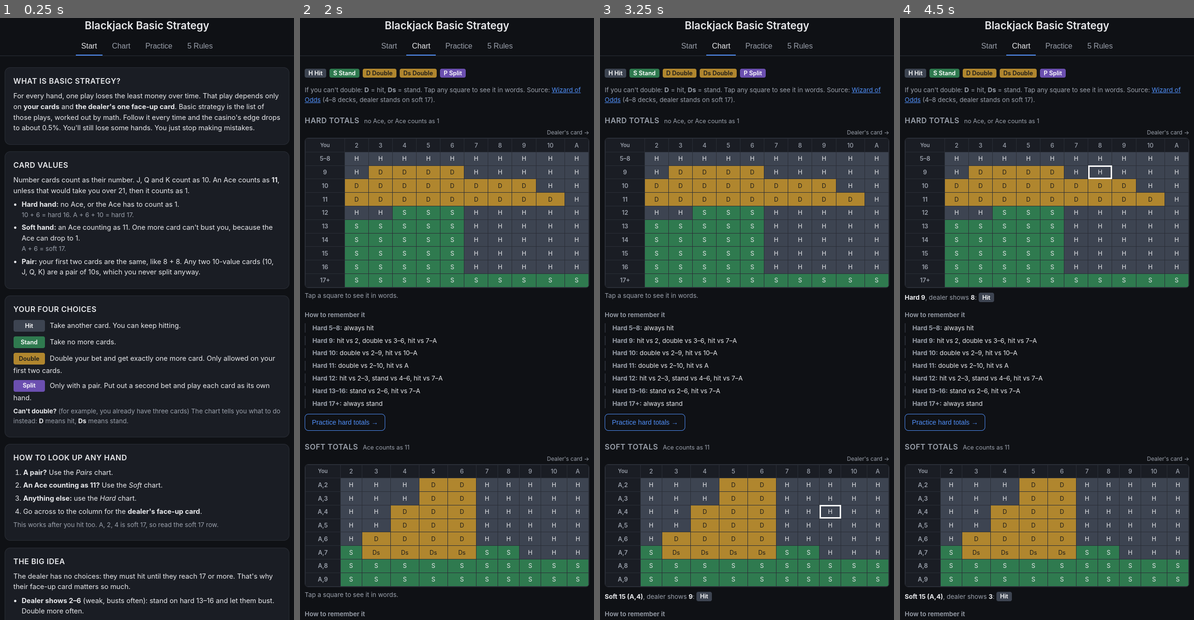
Above: before the commit, frames 1-4 (left to right).
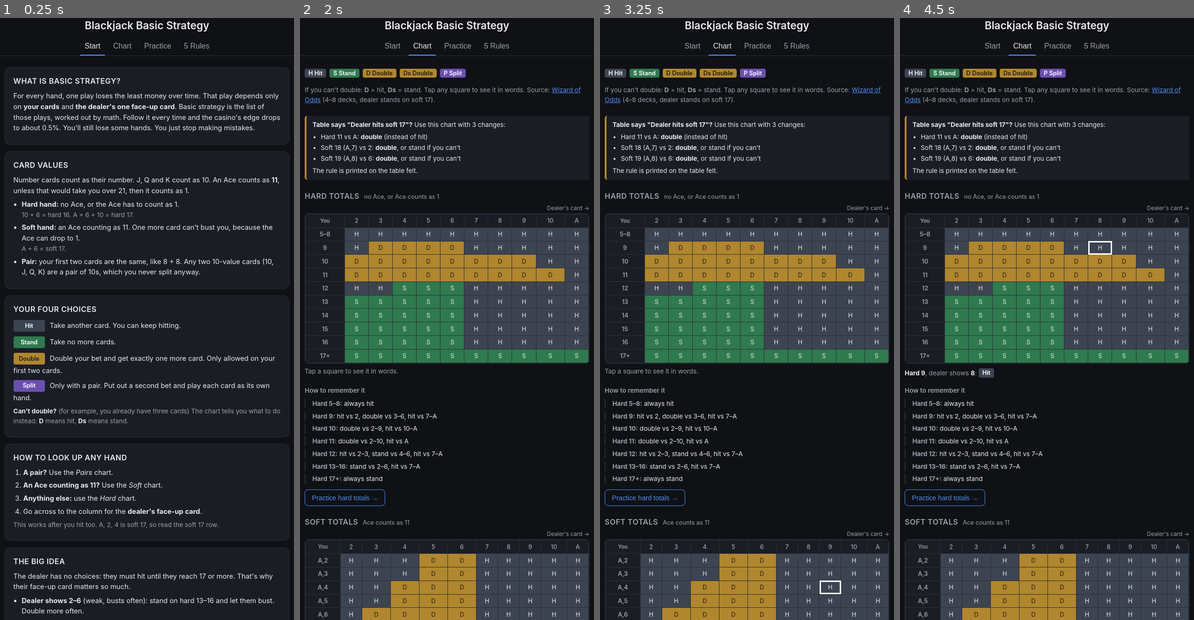
Above: after the commit, the same moments.

Repository: angusfng/blackjack
Game: browser game, page index.html
The game is run twice, just before and just after one commit, with the same random seed, the same clock (stepped at 60 frames per second) and the same inputs.
Inputs (mouse positions are in pixels of both pictures, inside the frame that each line leads up to; where the layout moved, square brackets give the same spot in the first picture):
- Up to frame 1 (0.25 s): no input
- Up to frame 2 (2 s): click "Start" at 0.27 s; click "Start" at 1.27 s; click "Chart" at 1.87 s
- Up to frame 3 (3.25 s): click (808, 571) [808, 499] at 2.47 s; click (829, 589) [829, 511] at 3.07 s
- Up to frame 4 (4.5 s): click (976, 589) [976, 511] at 3.67 s; click (1099, 246) [1099, 174] at 4.27 s

The runs differ from the first frame. In frame 1, 0.2% of the frame differs, in the area x 25-73%, y 4-7%; in frame 2, 50%; in frame 3, 50%; in frame 4, 50%, in the area x 1-99%, y 4-100%.

Commit message:
Add "dealer hits soft 17" changes to the Chart tab
Lists the 3 plays that change (11 vs A, soft 18 vs 2, soft 19 vs 6),
matching Wizard of Odds. Also keeps tab labels on one line on narrow
phones.

Co-Authored-By: Claude Opus 5.5 <noreply@anthropic.com>

Diff:
--- a/index.html
+++ b/index.html
@@ -133,6 +133,15 @@
         Source: <a href="https://wizardofodds.com/games/blackjack/strategy/4-decks/" target="_blank" rel="noopener">Wizard of Odds</a>
         (4&ndash;8 decks, dealer stands on soft 17).
       </p>
+      <div class="note-box h17-box">
+        <strong>Table says "Dealer hits soft 17"?</strong> Use this chart with 3 changes:
+        <ul>
+          <li>Hard 11 vs A: <strong>double</strong> (instead of hit)</li>
+          <li>Soft 18 (A,7) vs 2: <strong>double</strong>, or stand if you can't</li>
+          <li>Soft 19 (A,8) vs 6: <strong>double</strong>, or stand if you can't</li>
+        </ul>
+        The rule is printed on the table felt.
+      </div>
 
       <h2 id="hard">Hard totals <span class="h2-sub">no Ace, or Ace counts as 1</span></h2>
       <div class="dealer-axis">Dealer's card &rarr;</div>
--- a/style.css
+++ b/style.css
@@ -49,9 +49,10 @@
   border: none;
   color: var(--muted);
   font-size: 1rem;
-  padding: 0.6rem 0.75rem;
+  padding: 0.6rem 0.6rem;
   cursor: pointer;
   border-bottom: 2px solid transparent;
+  white-space: nowrap;
 }
 
 .tab-btn.active {
@@ -497,3 +498,6 @@
   .choices { gap: 0.4rem; }
   .choice-btn { font-size: 0.85rem; padding: 0.8rem 0.15rem; }
 }
+
+.h17-box ul { margin: 0.4rem 0; padding-left: 1.1rem; }
+.h17-box li { margin: 0.2rem 0; }
--- a/sw.js
+++ b/sw.js
@@ -1,5 +1,5 @@
 // Network-first: always fresh when online, falls back to the cached copy offline.
-const CACHE = 'bj-v4';
+const CACHE = 'bj-v5';
 const ASSETS = [
   './', 'index.html', 'style.css', 'strategy.js', 'app.js', 'manifest.webmanifest',
   'icons/icon-192.png', 'icons/icon-512.png', 'icons/apple-touch-icon.png',
